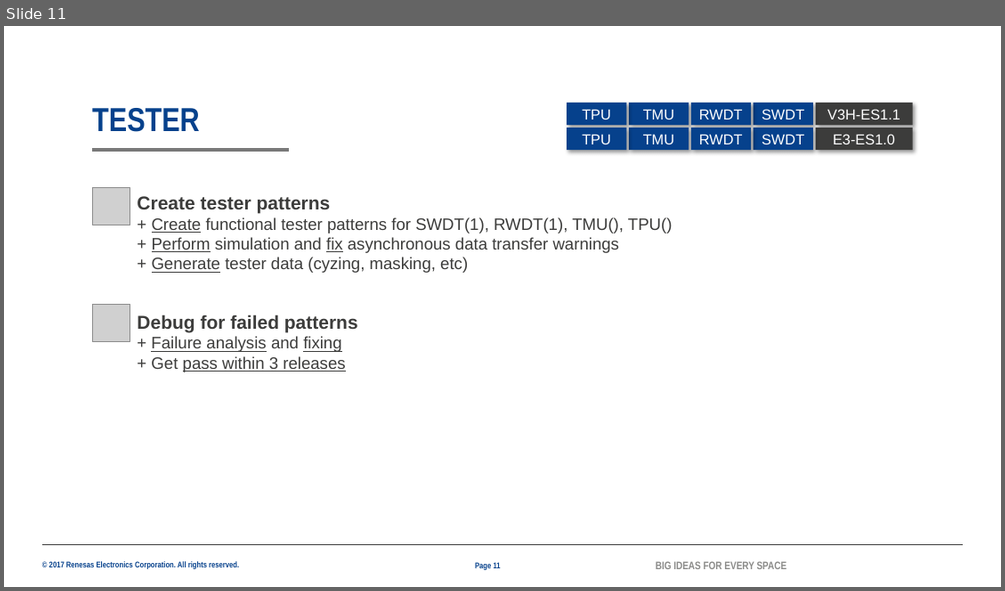
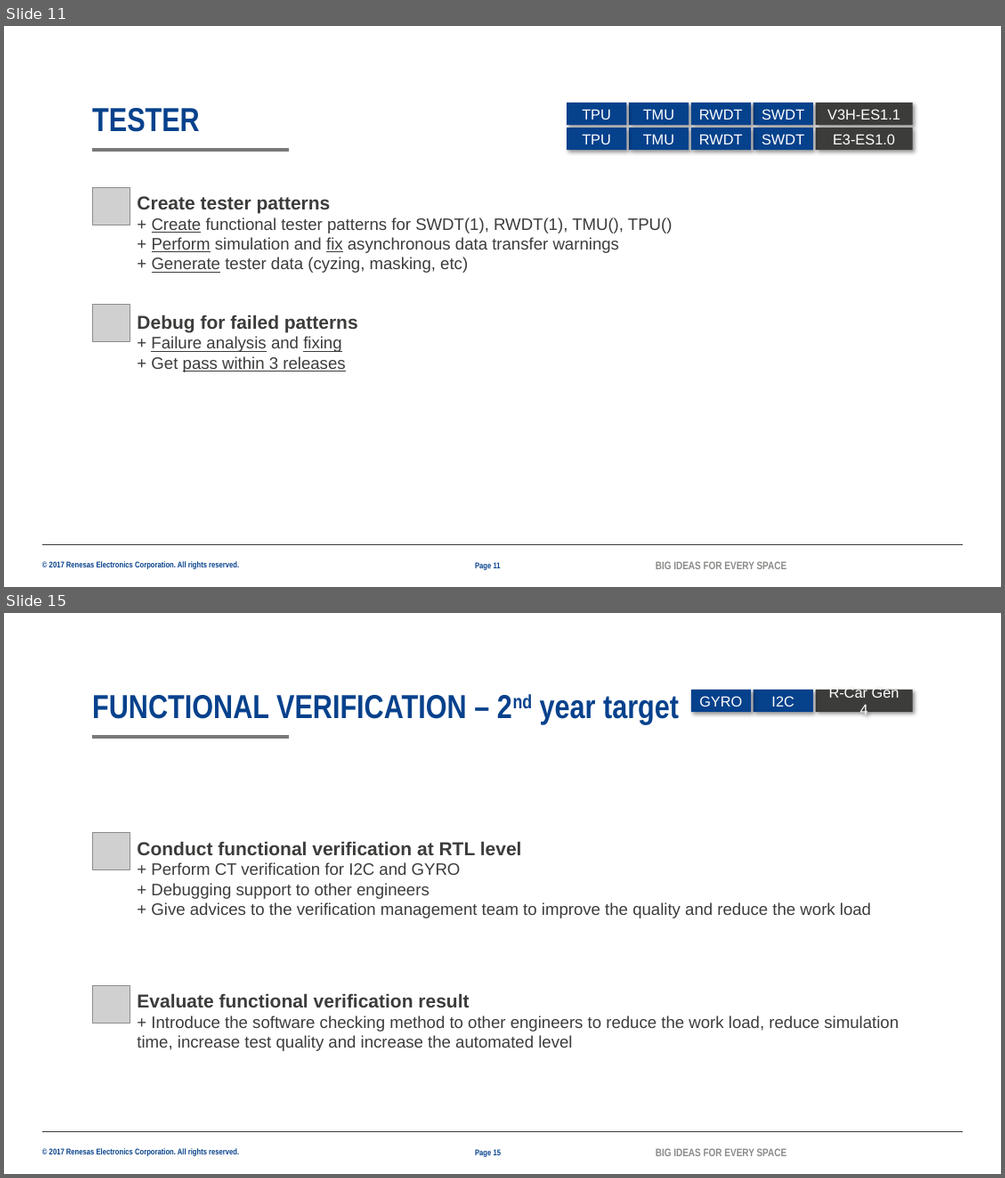
Before and after one commit to lesyhau/bridge, a slide deck: 2082_HauSyLe_PER_MentorMentee_26G.pptx. Shown one above the other, each under a label of ours: slide 11 before the commit, slides 11 and 15 after it; the slides between them are not shown. The pictures are 1005x591 and 1005x1178 pixels, drawn with LibreOffice and Linux fonts; fonts in the diff are those of the drawing; grey boxes stand for pictures; background and template pictures are left out. Boxes give left, top, right and bottom in pixels: in the first picture for what was removed or moved away, otherwise in the second. Text is boxed around its words. In the diff, an @@ line names an element or a change of style, - is before the commit and + after.

```diff
--- a/2082_HauSyLe_PER_MentorMentee_26G.pptx
+++ b/2082_HauSyLe_PER_MentorMentee_26G.pptx
@@ slide 15 added at [4,613,1001,1174], background #FFFFFF; not listed: 4 template elements that a slide beside it also shows @@
@@ rectangle added at [691,690,751,712], fill #06418C, 14 pt, text #FFFFFF @@
+GYRO
@@ rectangle added at [753,690,813,712], fill #06418C, 14 pt, text #FFFFFF @@
+I2C
@@ rectangle added at [816,690,913,712], fill #3C3C3B, 14 pt, text #FFFFFF @@
+R-Car Gen 4
@@ title added at [92,695,679,724], 32 pt, text #06418C, bold @@
+FUNCTIONAL VERIFICATION – 2nd year target
@@ picture added at [92,833,129,870] @@
@@ text added at [137,841,871,918], 16 pt, text #3C3C3B @@
+Conduct functional verification at RTL level
++ Perform CT verification for I2C and GYRO
++ Debugging support to other engineers
++ Give advices to the verification management team to improve the quality and reduce the work load
@@ picture added at [92,985,129,1022] @@
@@ text added at [137,993,898,1051], 16 pt, text #3C3C3B @@
+Evaluate functional verification result
++ Introduce the software checking method to other engineers to reduce the work load, reduce simulation time, increase test quality and increase the automated level
@@ page number added at [475,1149,502,1157], 8 pt, text #06418C, bold @@
+Page 15
```
Also in this commit, not shown: 7 slides changed.
